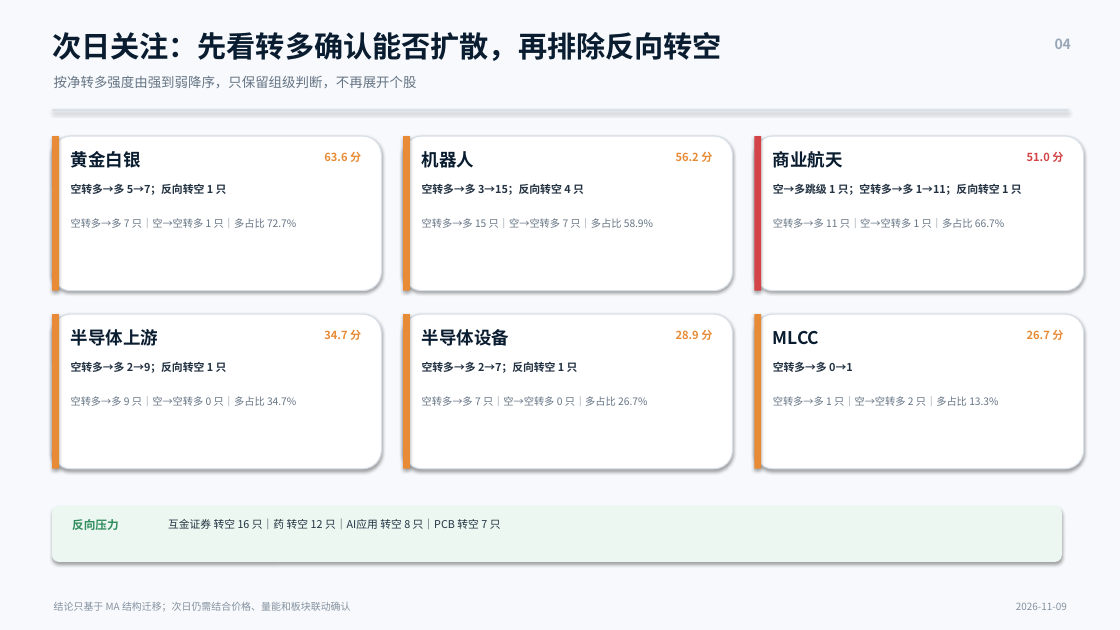
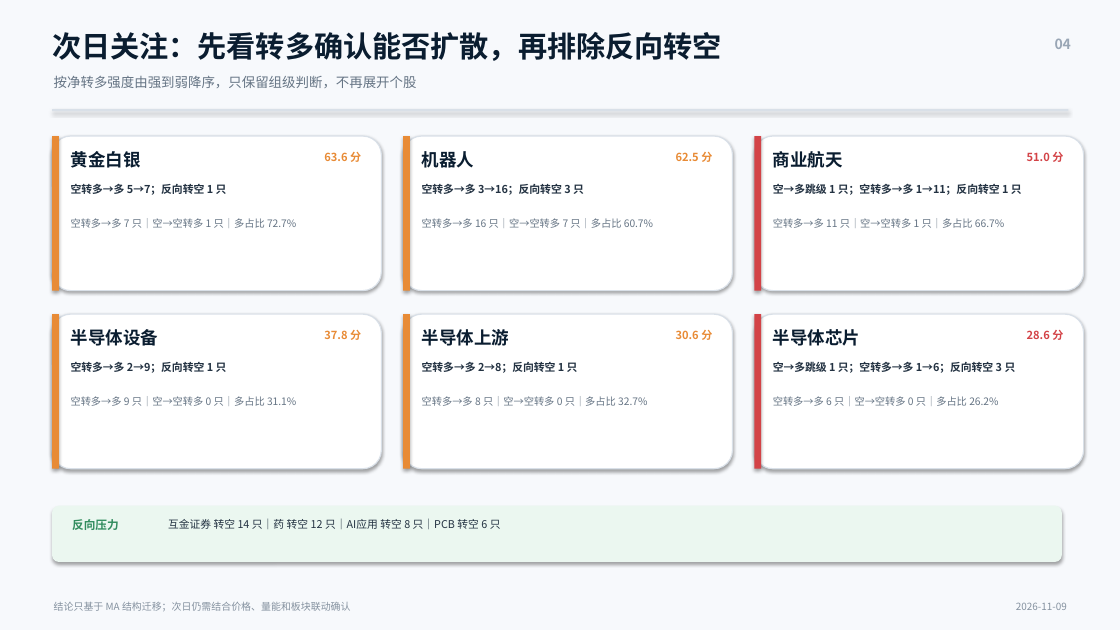
Before and after one commit to nancybhc/a-share-blast-lab, a slide deck: slide 4 of assets/多空阶段简报_2026-11-09.pptx. Drawn at 1120x630 pixels with LibreOffice and Linux fonts; fonts in the diff are those of the drawing. Boxes give left, top, right and bottom in pixels: in the first picture for what was removed or moved away, otherwise in the second. Text is boxed around its words. In the diff, an @@ line names an element or a change of style, - is before the commit and + after.

```diff
--- a/assets/多空阶段简报_2026-11-09.pptx
+++ b/assets/多空阶段简报_2026-11-09.pptx
@@ text at bbox=[676, 152, 712, 162]: text changed @@
-56.2 分
+62.5 分
@@ text at bbox=[422, 183, 584, 195]: text changed @@
-空转多→多 3→15；反向转空 4 只
+空转多→多 3→16；反向转空 3 只
@@ text at bbox=[422, 218, 653, 228]: text changed @@
-空转多→多 15 只｜空→空转多 7 只｜多占比 58.9%
+空转多→多 16 只｜空→空转多 7 只｜多占比 60.7%
@@ text at bbox=[71, 329, 158, 346]: text changed @@
-半导体上游
+半导体设备
@@ text at bbox=[422, 329, 509, 346]: text changed @@
-半导体设备
+半导体上游
@@ rectangle at bbox=[755, 314, 761, 469]: fill #E88B36 to #D34347 @@
@@ text at bbox=[773, 329, 860, 346]: text changed @@
-MLCC
+半导体芯片
@@ text at bbox=[324, 330, 361, 340]: text changed @@
-34.7 分
+37.8 分
@@ text at bbox=[676, 330, 712, 340]: text changed @@
-28.9 分
+30.6 分
@@ text at bbox=[1027, 330, 1063, 340]: text changed; text colour #E88B36 to #D34347 @@
-26.7 分
+28.6 分
@@ text at bbox=[422, 362, 578, 373]: text changed @@
-空转多→多 2→7；反向转空 1 只
+空转多→多 2→8；反向转空 1 只
@@ text at bbox=[773, 361, 1016, 373]: text changed @@
-空转多→多 0→1
+空→多跳级 1 只；空转多→多 1→6；反向转空 3 只
@@ text at bbox=[71, 396, 296, 406]: text changed @@
-空转多→多 9 只｜空→空转多 0 只｜多占比 34.7%
+空转多→多 9 只｜空→空转多 0 只｜多占比 31.1%
@@ text at bbox=[422, 396, 647, 406]: text changed @@
-空转多→多 7 只｜空→空转多 0 只｜多占比 26.7%
+空转多→多 8 只｜空→空转多 0 只｜多占比 32.7%
@@ text at bbox=[773, 396, 998, 406]: text changed @@
-空转多→多 1 只｜空→空转多 2 只｜多占比 13.3%
+空转多→多 6 只｜空→空转多 0 只｜多占比 26.2%
@@ text at bbox=[168, 518, 501, 529]: text changed @@
-互金证券 转空 16 只｜药 转空 12 只｜AI应用 转空 8 只｜PCB 转空 7 只
+互金证券 转空 14 只｜药 转空 12 只｜AI应用 转空 8 只｜PCB 转空 6 只
```
Also in this commit, not shown: 2 other slides changed, 11 other files.
